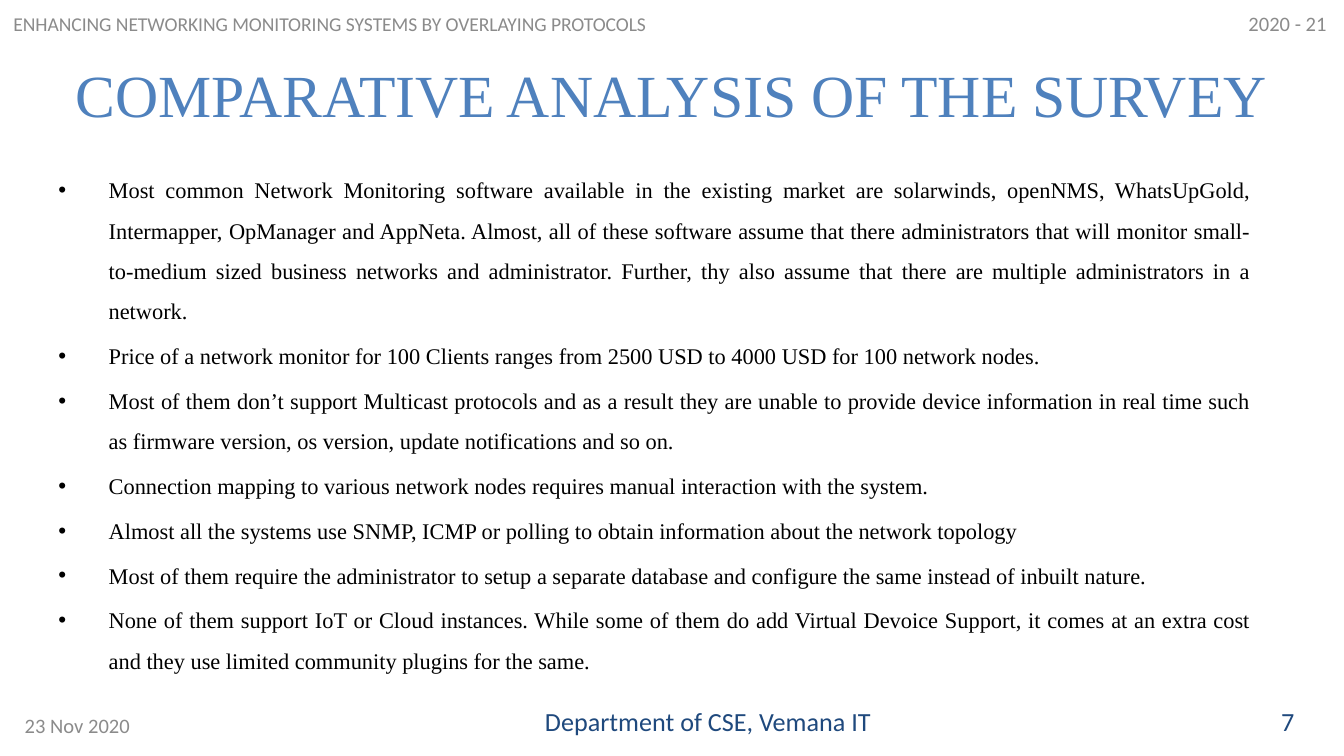
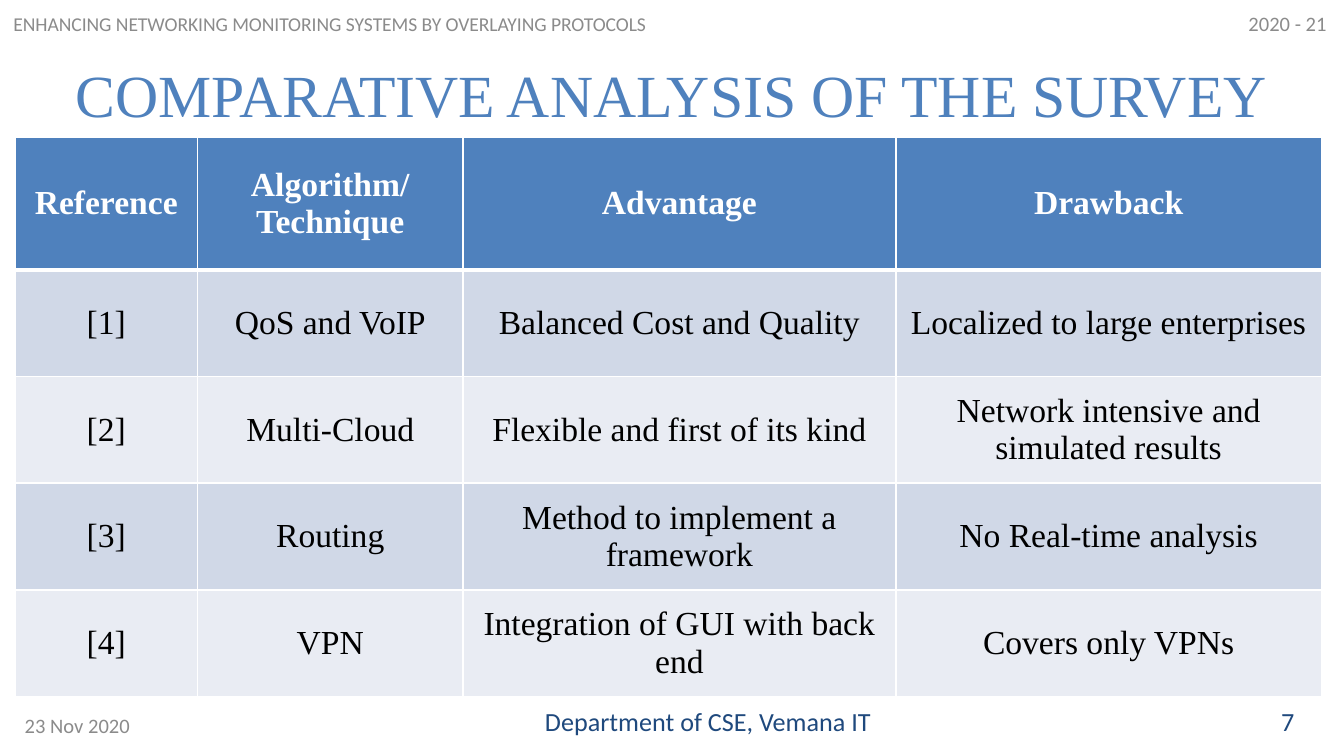
Before and after one commit to rajashreey841/network-monitor, a slide deck: slide 11 of PPT-Review-1.pptx (slide 8 before the commit). Drawn at 1344x756 pixels with LibreOffice and Linux fonts; fonts in the diff are those of the drawing. Boxes give left, top, right and bottom in pixels: in the first picture for what was removed or moved away, otherwise in the second. Text is boxed around its words. In the diff, an @@ line names an element or a change of style, - is before the commit and + after.

```diff
--- a/PPT-Review-1.pptx
+++ b/PPT-Review-1.pptx
@@ table added at box(15, 137, 1321, 698), 5 rows, 4 columns @@
+Reference | Algorithm/ Technique | Advantage | Drawback
+[1] | QoS and VoIP | Balanced Cost and Quality | Localized to large enterprises
+[2] | Multi-Cloud | Flexible and first of its kind | Network intensive and simulated results
+[3] | Routing | Method to implement a framework | No Real-time analysis
+[4] | VPN | Integration of GUI with back end | Covers only VPNs
@@ text removed at box(109, 182, 1250, 674) @@
-• Most common Network Monitoring software available in the existing market are solarwinds, openNMS, WhatsUpGold, Intermapper, OpManager and AppNeta. Almost, all of these software assume that there administrators that will monitor small-to-medium sized business networks and administrator. Further, thy also assume that there are multiple administrators in a network.
-• Price of a network monitor for 100 Clients ranges from 2500 USD to 4000 USD for 100 network nodes.
-• Most of them don’t support Multicast protocols and as a result they are unable to provide device information in real time such as firmware version, os version, update notifications and so on.
-• Connection mapping to various network nodes requires manual interaction with the system.
-• Almost all the systems use SNMP, ICMP or polling to obtain information about the network topology
-• Most of them require the administrator to setup a separate database and configure the same instead of inbuilt nature.
-• None of them support IoT or Cloud instances. While some of them do add Virtual Devoice Support, it comes at an extra cost and they use limited community plugins for the same.
```
Also in this commit, not shown: 11 other slides changed, 6 slides added, 1 slide removed, 2 other files.
